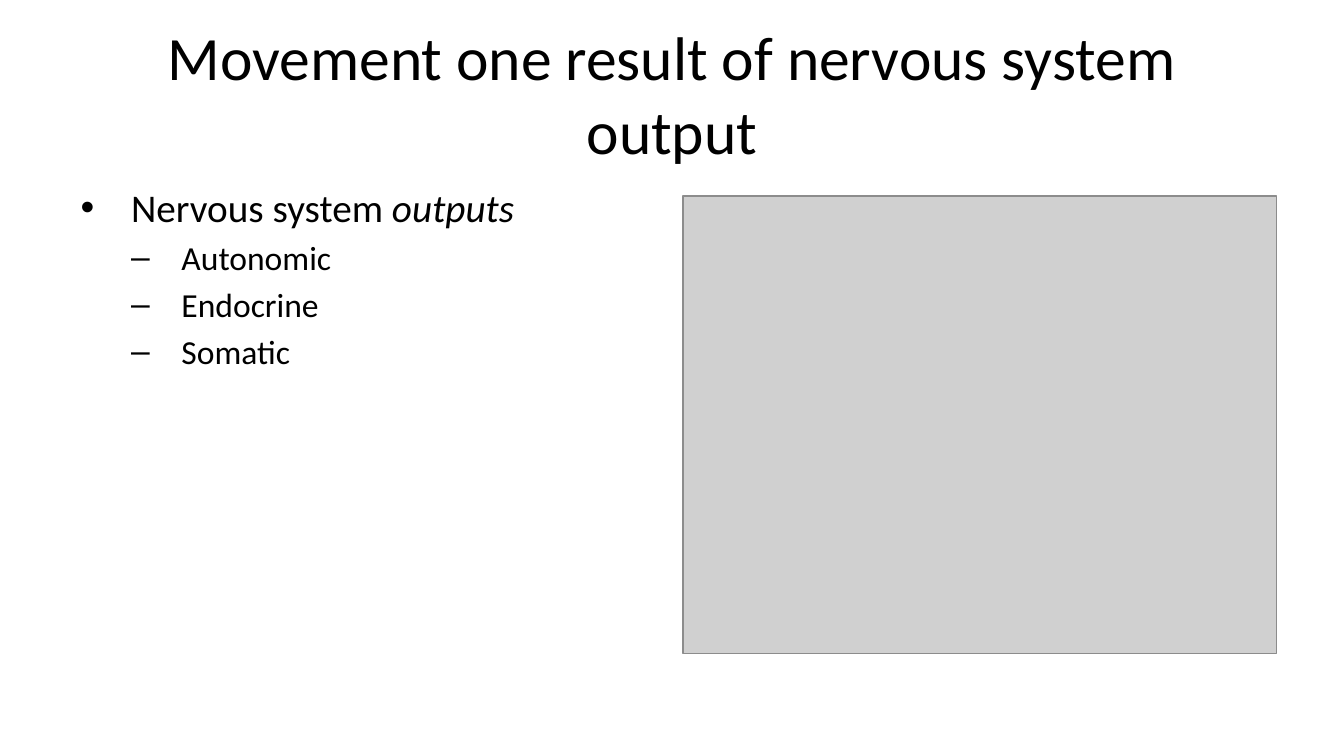
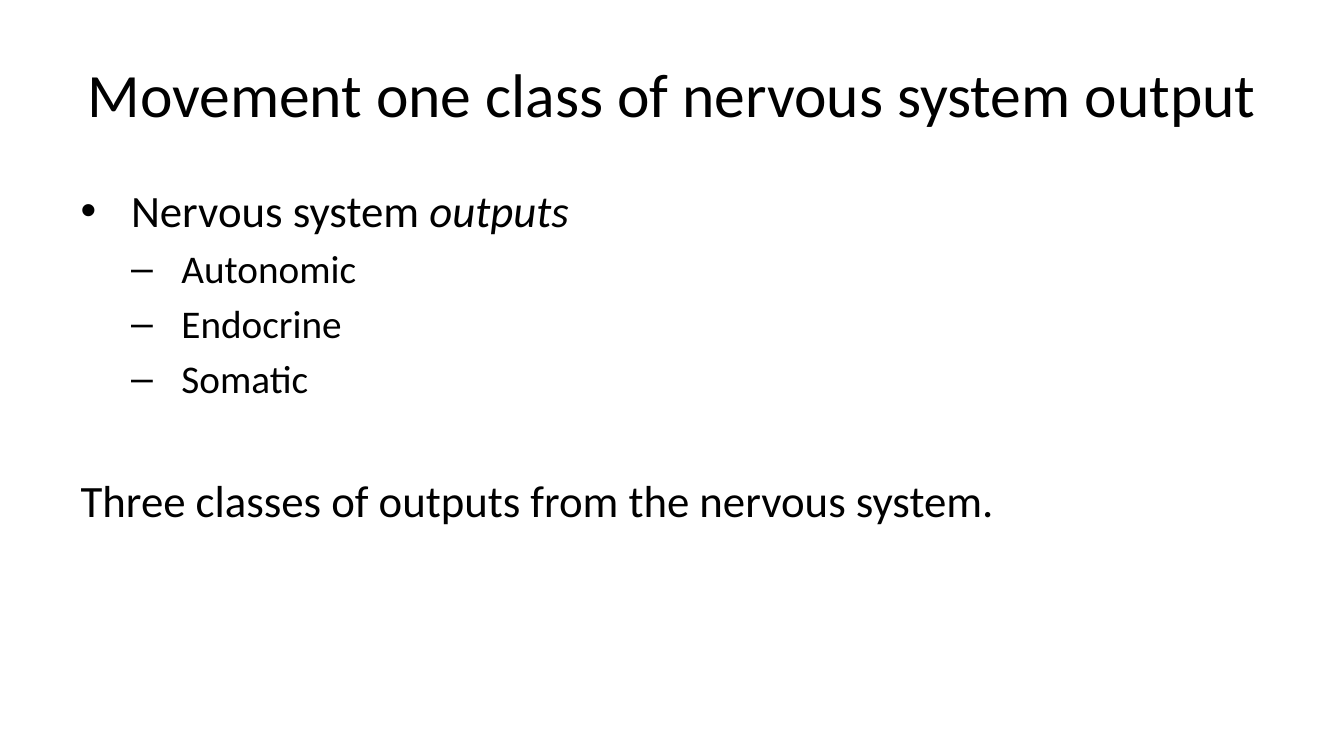
Before and after one commit to psu-psychology/psy-511-scan-fdns-2026-spring, a slide deck: slide 22 of docs/slides/wk-03-2026-01-29-action.pptx. Drawn at 1344x756 pixels with LibreOffice and Linux fonts; fonts in the diff are those of the drawing; grey boxes stand for pictures. Boxes give left, top, right and bottom in pixels: in the first picture for what was removed or moved away, otherwise in the second. Text is boxed around its words. In the diff, an @@ line names an element or a change of style, - is before the commit and + after.

```diff
--- a/docs/slides/wk-03-2026-01-29-action.pptx
+++ b/docs/slides/wk-03-2026-01-29-action.pptx
@@ title at (88, 74, 1256, 127): text changed @@
-Movement one result of nervous system output
+Movement one class of nervous system output
@@ text at (131, 198, 568, 394): size 21 to 24 pt in "Nervous system outputs"; size 18 to 21 pt in "Autonomic", "Endocrine", "Somatic" @@
@@ picture removed at (683, 196, 1277, 653) @@
@@ text at (81, 486, 993, 525): paragraph added @@
+Three classes of outputs from the nervous system.
```
Also in this commit, not shown: 12 other slides changed, 4 slides added, 6 slides removed, 33 other files.
